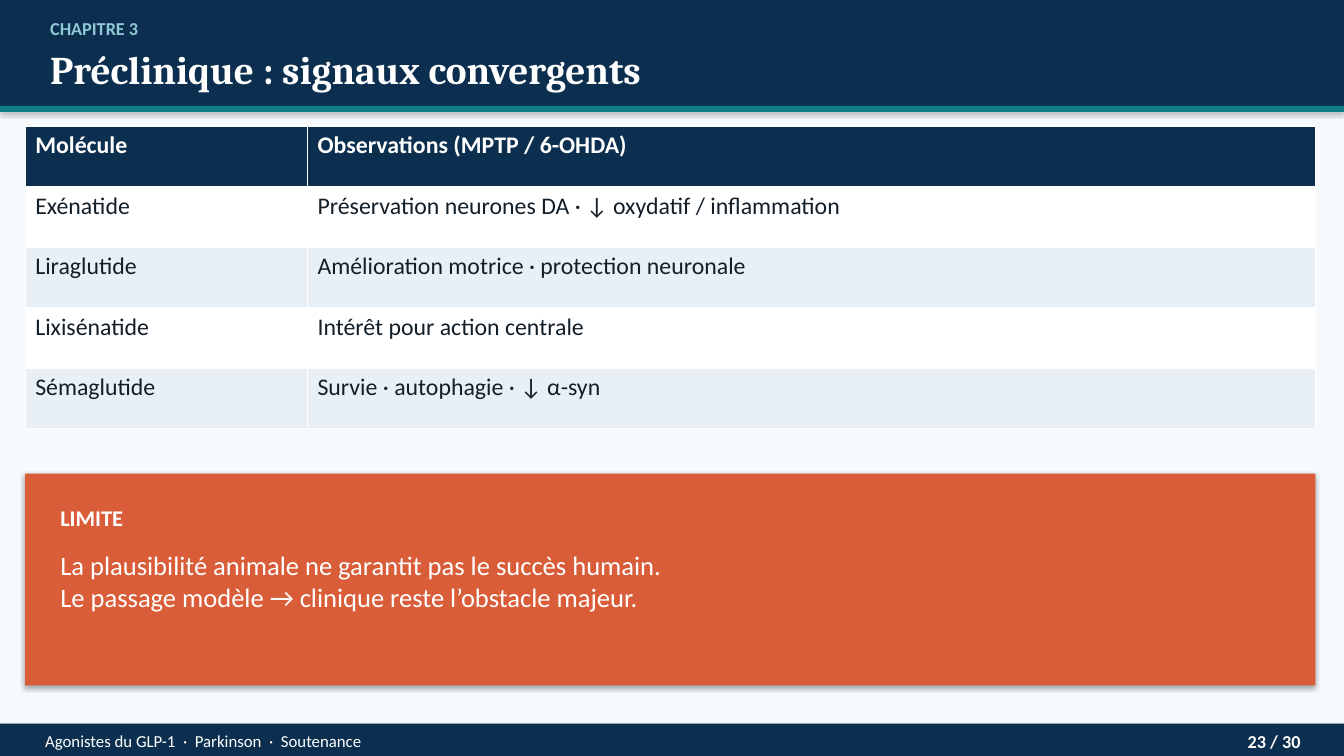
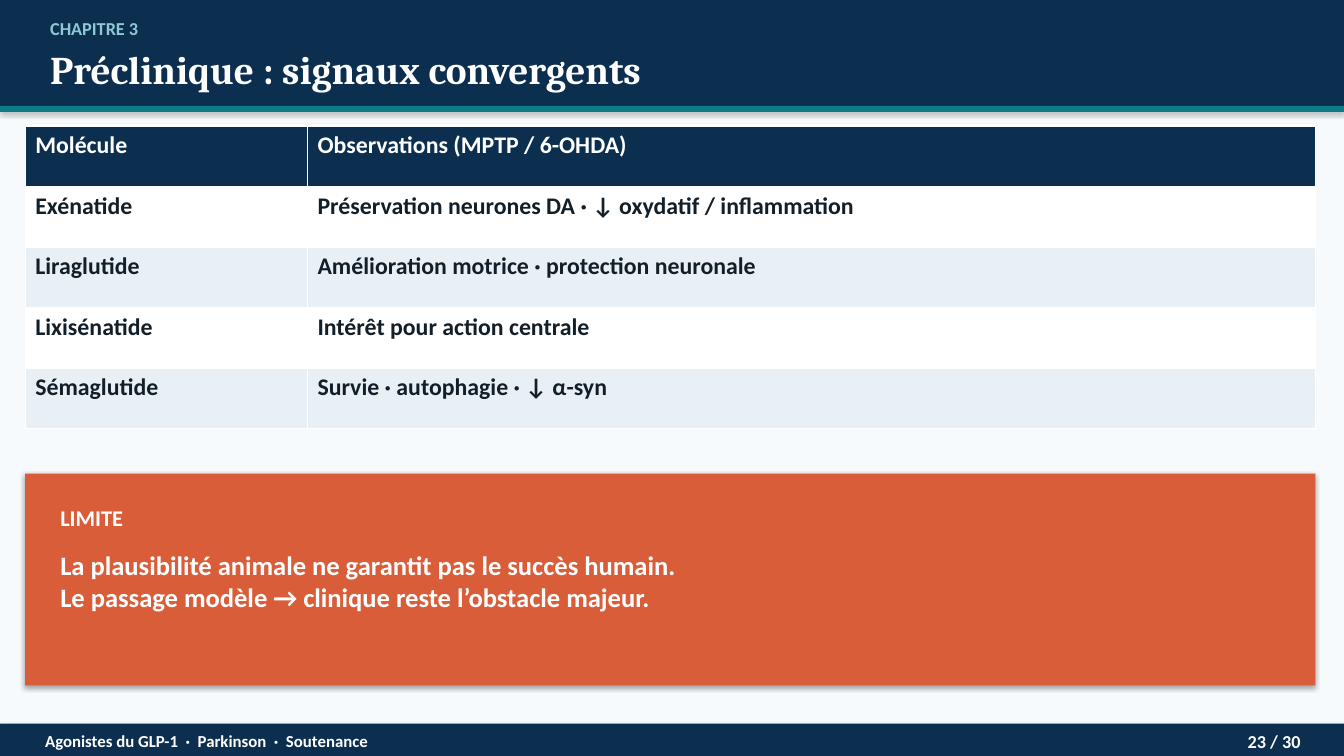
Before and after one commit to Mashtal-Platform/mashtal-platform, a slide deck: slide 23 of docs/presentation/Soutenance_GLP1_Parkinson.pptx. Drawn at 1344x756 pixels with LibreOffice and Linux fonts; fonts in the diff are those of the drawing. Boxes give left, top, right and bottom in pixels: in the first picture for what was removed or moved away, otherwise in the second. Text is boxed around its words. In the diff, an @@ line names an element or a change of style, - is before the commit and + after.

```diff
--- a/docs/presentation/Soutenance_GLP1_Parkinson.pptx
+++ b/docs/presentation/Soutenance_GLP1_Parkinson.pptx
@@ table at [25,126,1316,429] @@
@@ bold on in "Exénatide", "Préservation neurones DA · ↓ oxydatif / ...", "Liraglutide", "Amélioration motrice · protection neuronale" and 4 more places @@
@@ text "La plausibilité animale ne garantit ..." at [60,556,675,612]: bold on @@
@@ text "Agonistes du GLP-1 · Parkinson ..." at [45,735,368,750]: bold on @@
```
Also in this commit, not shown: 28 other slides changed, 4 other files.
